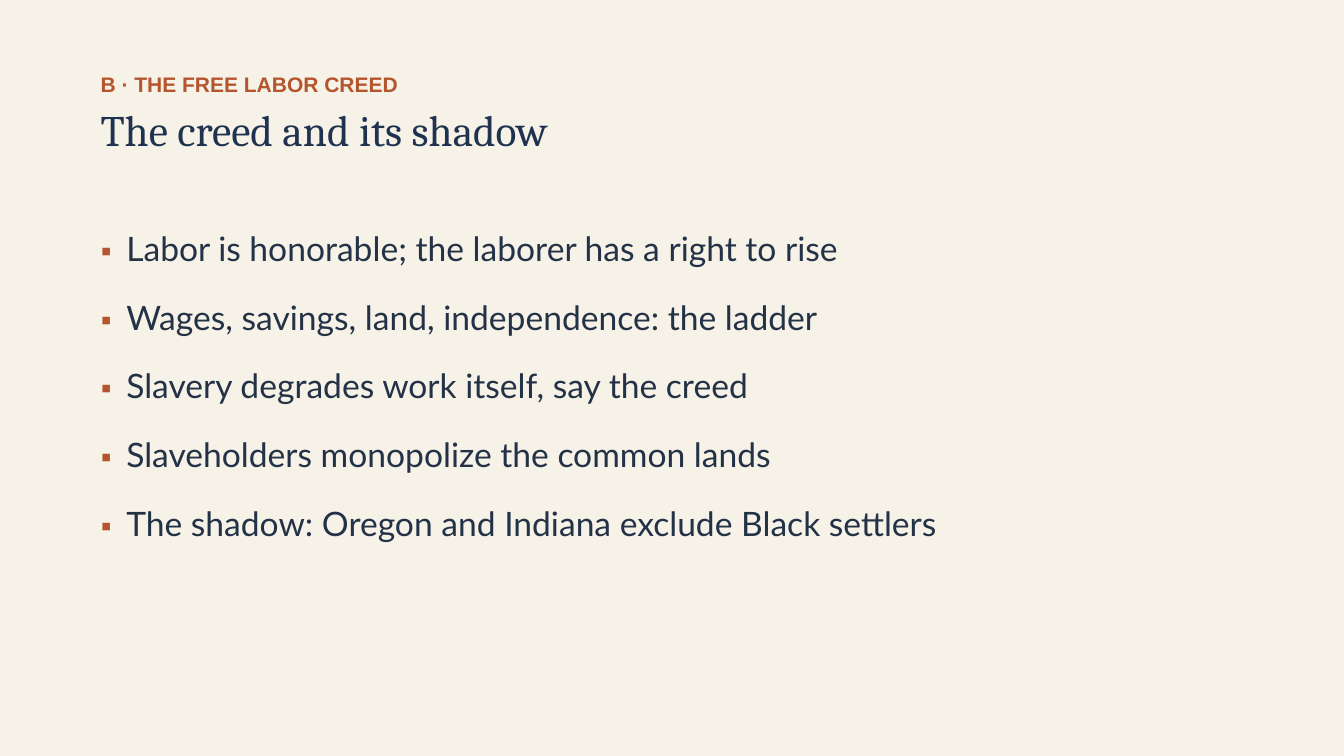
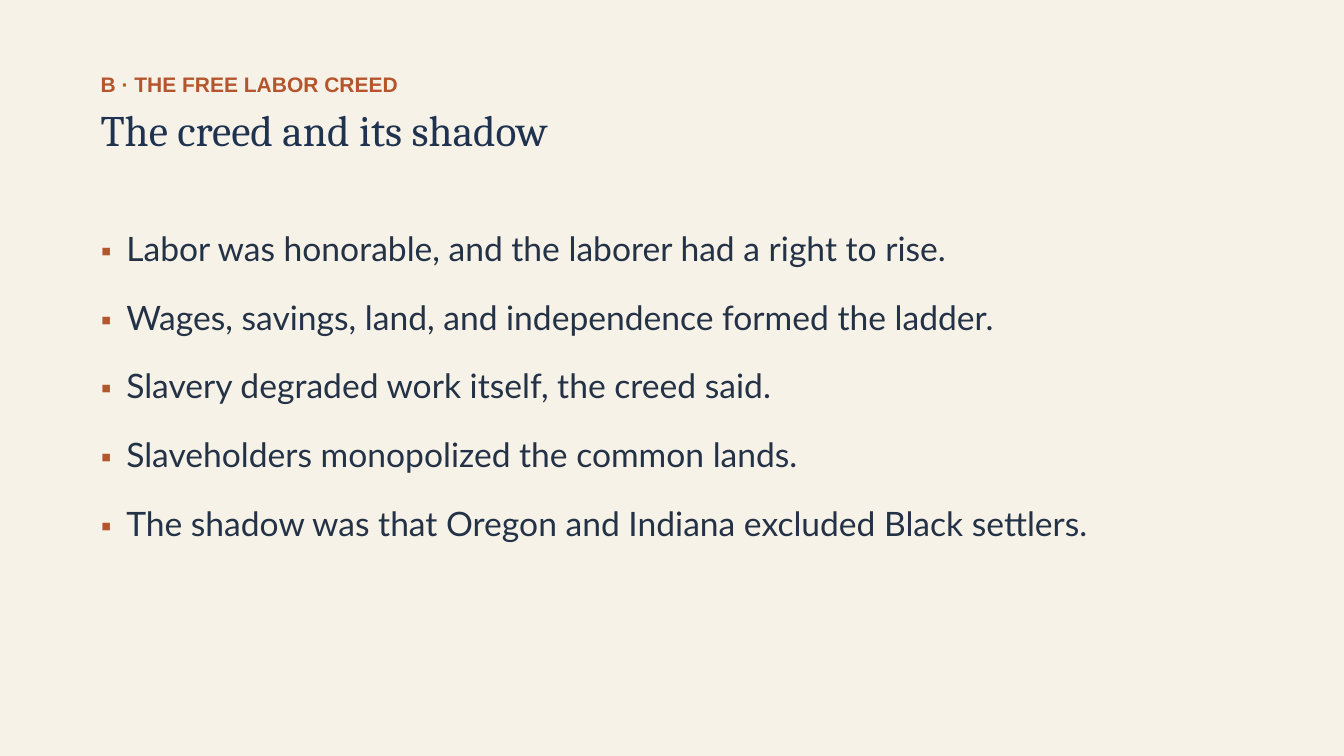
Before and after one commit to ab17gthb/humanities-curriculum-group, a slide deck: slide 7 of sectional-crisis/lesson-04/lesson-04-slides.pptx. Drawn at 1344x756 pixels with LibreOffice and Linux fonts; fonts in the diff are those of the drawing. Boxes give left, top, right and bottom in pixels: in the first picture for what was removed or moved away, otherwise in the second. Text is boxed around its words. In the diff, an @@ line names an element or a change of style, - is before the commit and + after.

```diff
--- a/sectional-crisis/lesson-04/lesson-04-slides.pptx
+++ b/sectional-crisis/lesson-04/lesson-04-slides.pptx
@@ text at (126,236,1087,542): text changed @@
-▪ Labor is honorable; the laborer has a right to rise
-▪ Wages, savings, land, independence: the ladder
-▪ Slavery degrades work itself, say the creed
-▪ Slaveholders monopolize the common lands
-▪ The shadow: Oregon and Indiana exclude Black settlers
+▪ Labor was honorable, and the laborer had a right to rise.
+▪ Wages, savings, land, and independence formed the ladder.
+▪ Slavery degraded work itself, the creed said.
+▪ Slaveholders monopolized the common lands.
+▪ The shadow was that Oregon and Indiana excluded Black settlers.
```
Also in this commit, not shown: 7 other slides changed, 6 other files.
